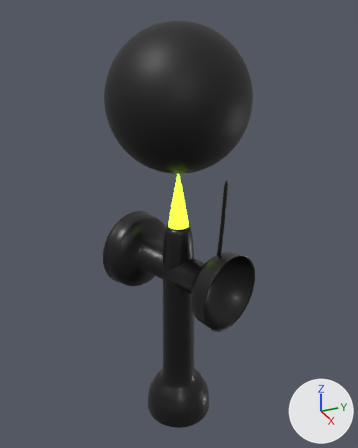
Before and after pictures for a commit that changed the glTF model works/050_kendama/model.glb.
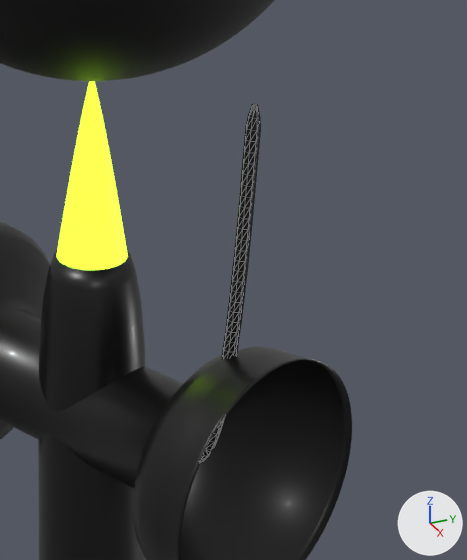
Each version appears first whole from a 50 mm lens placed at (2.206, -0.99, 3.145), pointed at (-0.05, 0.025, 2.017), and next in a close-up on the part from 42% to 81% of the width and 33% to 70% of the height. The lights are fixed; the arrows at lower right show +X, +Y and +Z. The last two pictures show the newer version. Both versions are drawn at full value of the shape key 'f059' of 'string'; the numbers are the values there. The close-ups show mesh edges as thin lines. Vertices at exactly the same position are counted once.

Names of what the first close-up shows: 'ball', 'cross', 'ken', 'spike', 'string'.
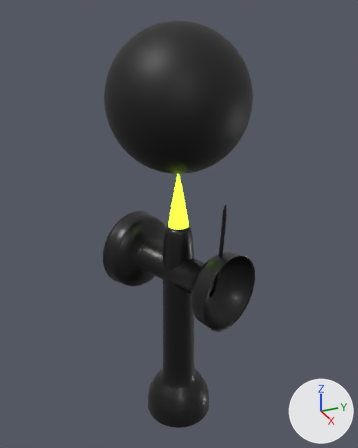
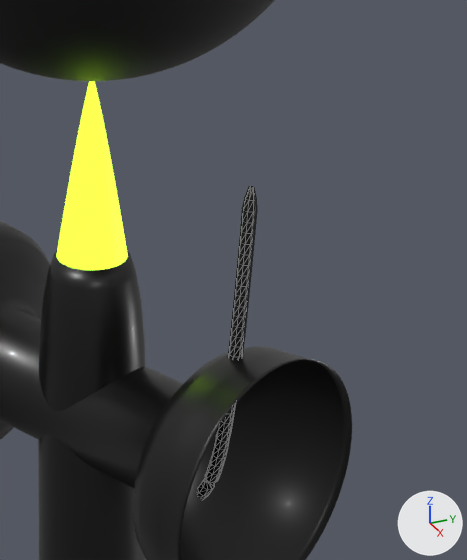
Where the change shows, as pixel boxes (x1, y1, x2, y2) in the close-ups (467 x 560 px):
'string', reshaped (13% shorter)
    before: (201, 104, 260, 463)
    after: (198, 186, 257, 499)

The change, as a diff of the scene's bpy script:
```diff
--- a/works/050_kendama/model.glb.py
+++ b/works/050_kendama/model.glb.py
@@ me_string @@
 # used by ob_string; location = (0.0, 0.0, 0.0)
-me_string.from_pydata(...)  # 368 vertices, 720 faces; spans x 0.114..0.298, y 0.054..0.127, z 1.733..2.363
+me_string.from_pydata(...)  # 368 vertices, 720 faces; spans x 0.112..0.298, y 0.053..0.127, z 1.671..2.24
+# me_string part 1: 360 of 368 vertices moved; they spanned x 0.114..0.298, y 0.054..0.127, z 1.733..2.363 and now span x 0.112..0.298, y 0.053..0.127, z 1.671..2.24; mean shift (-0.008, -0.003, -0.101); largest move (0.24, 0.09, 1.838) -> (0.236, 0.1, 1.712)
 me_string.materials.append(mat_string)
```
